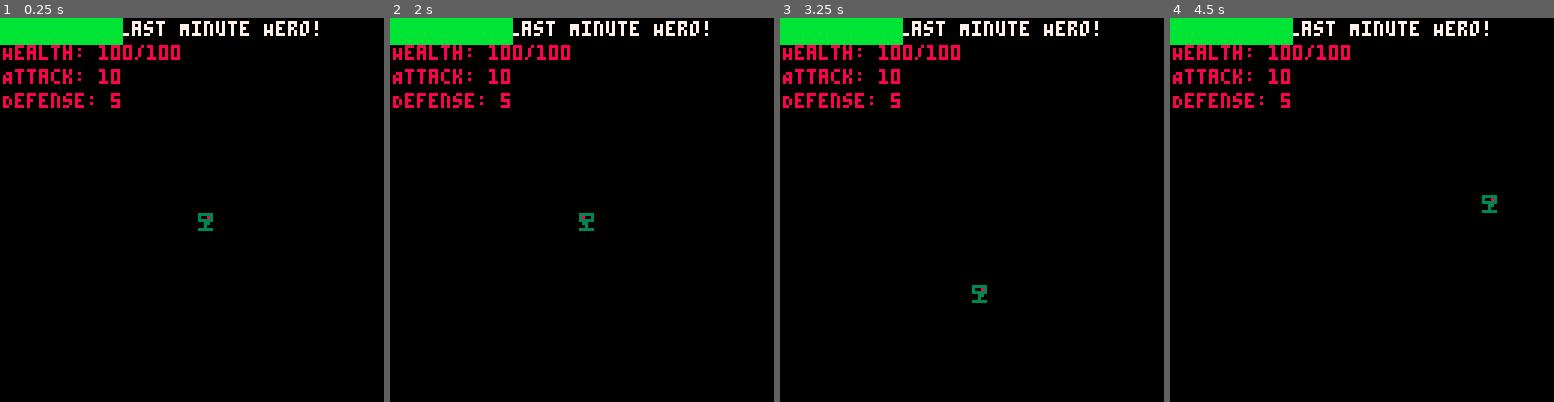
Above: before the commit, frames 1-4 (left to right).
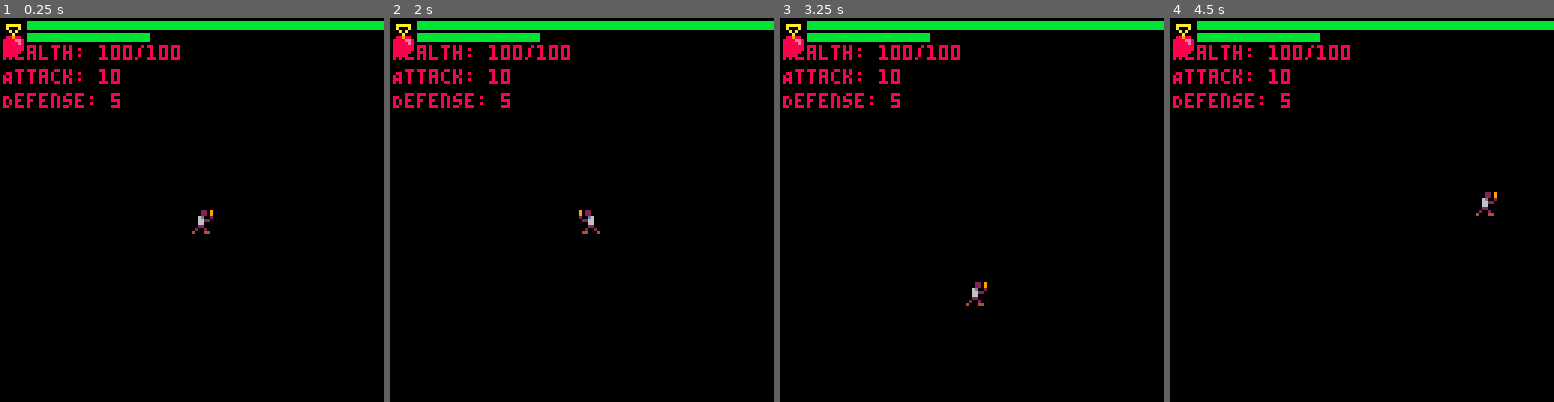
Above: after the commit, the same moments.

Repository: PancakedRivet/last-minute-hero
Game: PICO-8 cartridge last-minute-hero.p8
Two runs of this game, one before a commit and one after it. Both use one fixed random seed, a clock stepped at 60 frames per second and the inputs below.
Inputs:
- Up to frame 1 (0.25 s): no input
- Up to frame 2 (2 s): hold Left from 1.97 s (still down)
- Up to frame 3 (3.25 s): release Left at 2.37 s; hold Down 2.42-2.82 s; hold Right from 2.87 s (still down)
- Up to frame 4 (4.5 s): release Right at 3.53 s; hold Up 3.58-4.08 s; hold Right from 4.13 s (still down)

The runs differ from the first frame. In frame 1, 3.4% of the frame differs, in the area x 0-100%, y 0-57%; in frame 2, 3.4%; in frame 3, 3.4%; in frame 4, 3.4%.

Commit message:
Added timer and some utils

Diff:
--- a/last-minute-hero.p8
+++ b/last-minute-hero.p8
@@ -2,13 +2,15 @@
 version 42
 __lua__
 #include main.lua
+#include ./scripts/game.lua
 #include ./scripts/player.lua
 
 __gfx__
-00000000000000000000000000000000000000000000000000000000000000000000000000000000000000000000000000000000000000000000000000000000
-00000000003333300000000000000000000000000000000000000000000000000000000000000000000000000000000000000000000000000000000000000000
-00700700003008300000000000000000000000000000000000000000000000000000000000000000000000000000000000000000000000000000000000000000
-00077000003333300000000000000000000000000000000000000000000000000000000000000000000000000000000000000000000000000000000000000000
-00077000000033000000000000000000000000000000000000000000000000000000000000000000000000000000000000000000000000000000000000000000
-00700700000030000000000000000000000000000000000000000000000000000000000000000000000000000000000000000000000000000000000000000000
-00000000003333300000000000000000000000000000000000000000000000000000000000000000000000000000000000000000000000000000000000000000
+00000000000220900000000000000000000000000000000000000000000000000000000000000000000000000000000000000000000000000000000000000000
+0000000000022090088088000aaaaa00000000000000000000000000000000000000000000000000000000000000000000000000000000000000000000000000
+00700700006d00208888ee800a000a00000000000000000000000000000000000000000000000000000000000000000000000000000000000000000000000000
+000770000066220088888e8000a0a000000000000000000000000000000000000000000000000000000000000000000000000000000000000000000000000000
+000770000066000088888880000a0000000000000000000000000000000000000000000000000000000000000000000000000000000000000000000000000000
+00700700002200008888888000a9a000000000000000000000000000000000000000000000000000000000000000000000000000000000000000000000000000
+0000000002002000088888000a999a00000000000000000000000000000000000000000000000000000000000000000000000000000000000000000000000000
+0000000040004400000800000aaaaa00000000000000000000000000000000000000000000000000000000000000000000000000000000000000000000000000
--- a/main.lua
+++ b/main.lua
@@ -1,16 +1,19 @@
 function _init()
  -- Initialization code here
- player = new_player()
+ new_game()
+ game_state = game_states.playing
 end
 
 function _update()
  -- Update logic here
  update_position(player)
+ game_timer_frames -= 1
 end
 
 function _draw()
  cls()
- print("Last Minute Hero!", 40, 1, 7)
  draw_player(player)
  draw_status(player)
+ draw_status_bar(game_timer_frames, game_timer_frames_max, 1, 1, 128, 2, game_sprites.timer)
+ draw_status_bar(player.health, player.max_health, 1, 5, 40, 2, game_sprites.health)
 end
--- /dev/null
+++ b/scripts/game.lua
@@ -0,0 +1,42 @@
+game_states = {
+    menu = 0,
+    playing = 1,
+    game_over = 2
+}
+
+game_sprites = {
+    health = 2,
+    timer = 3
+}
+
+function new_game()
+ game_timer_frames_max = 1800 -- 60 seconds at 30 FPS
+ game_timer_frames = game_timer_frames_max
+ player = new_player()
+end
+
+function draw_status_bar(current_value, max_value, x, y, width, height, sprite)
+ local x = x or 0
+ local y = y or 0
+ local bar_width = width or 40
+ local bar_height = height or 8
+ local bar_ratio = current_value / max_value
+ local filled_width = flr(bar_width * bar_ratio)
+
+ local bar_color = 11 -- Green by default
+ if bar_ratio < 0.5 then
+    bar_color = 10 -- Yellow
+ end
+ if bar_ratio < 0.2 then
+    bar_color = 8 -- Red
+ end
+
+ -- Sprite is always to the left of the bar
+ if sprite then
+    spr(sprite, x, y)
+    x += 8
+ end
+
+ rectfill(x, y, x + bar_width, y + bar_height, 0) -- Background
+ rectfill(x, y, x + filled_width, y + bar_height, bar_color) -- Filled part
+end
--- a/scripts/player.lua
+++ b/scripts/player.lua
@@ -39,26 +39,7 @@
 end
 
 function draw_status(player)
- draw_hp_bar(player)
  print("Health: "..player.health.."/"..player.max_health, 1, 9, 8)
  print("Attack: "..player.attack, 1, 17, 8)
  print("Defense: "..player.defense, 1, 25, 8)
 end
-
-function draw_hp_bar(player)
- local bar_width = 40
- local bar_height = 8
- local health_ratio = player.health / player.max_health
- local filled_width = flr(bar_width * health_ratio)
-
- local health_color = 11 -- Green by default
- if health_ratio < 0.5 then
-    health_color = 10 -- Yellow
- end
- if health_ratio < 0.2 then
-    health_color = 8 -- Red
- end
-
- rectfill(0, 0, bar_width, bar_height, 0) -- Background
- rectfill(0, 0, filled_width, bar_height, health_color) -- Filled part
-end
